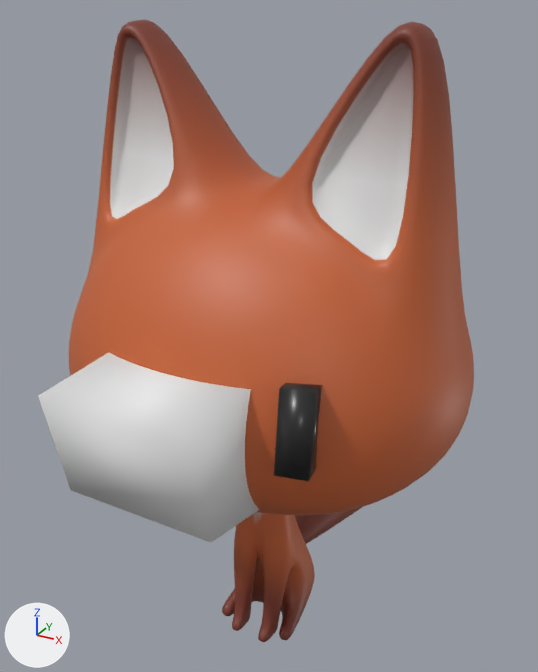
The glTF model 1_first_project/public/resources/model/fox/fox_material_added.gltf as it was, and as the next commit left it.
One viewpoint serves both versions: a camera (50 mm lens) standing at (1.5, -2.71, 1.5) and looking at (-0.38, 0.72, -0.21). The axes (+X, +Y, +Z) are drawn at lower left. The lights are the same throughout. Where no turn or scale is listed for an object, it has been applied to the vertices. Vertices at the same position are counted once.

In view in the first picture: 'eye', 'fox _head', 'fox_body', 'fox_nose_01', 'tail'.
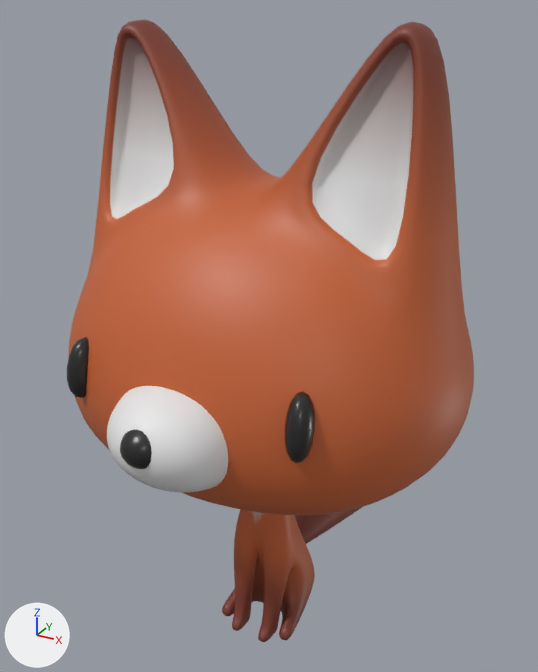
Boxes [x1, y1, x2, y2] around the edits, measured in the pictures (538 x 672 px):
'fox_nose_01', reshaped (45% narrower, 44% shorter): before [38, 352, 260, 543]; after [107, 386, 228, 493]
'eye', reshaped (408% wider, 28% taller): before [274, 383, 322, 481]; after [67, 337, 315, 463]
part 1 of me_立方体_002, built on: before [38, 352, 260, 543]; after [107, 386, 228, 493]
part 3 of me_立方体_003, built on (black): after [120, 430, 152, 469]

The edits, one by one:
me_立方体_002 is used by ob_fox_nose_01; location (0.0, -0.671, 0.004).
me_立方体_002 had 8 vertices, 12 faces and spanned x -0.321..0.321, y -0.403..0.461, z -0.338..0.284.
me_立方体_002 now has 1538 vertices, 3072 faces and spans x -0.269..0.269, y -0.299..0.306, z -0.231..0.226.
me_立方体_002 part 1: 8 vertices removed from x -0.321..0.321, y -0.403..0.461, z -0.338..0.284; 1538 vertices added at x -0.269..0.269, y -0.299..0.306, z -0.231..0.226.
me_立方体_002 part 2: the surface is now shaded flat.
me_立方体_003 is used by ob_fox_nose_02; location (0.0, 0.0, 0.0).
me_立方体_003 had 8 vertices, 12 faces and spanned x -0.102..0.102, y -1.029..-0.752, z -0.063..0.196.
me_立方体_003 now has 1538 vertices, 3072 faces and spans x -0.085..0.085, y -0.995..-0.803, z -0.028..0.151.
me_立方体_003 part 3: 8 vertices removed from x -0.102..0.102, y -1.029..-0.752, z -0.063..0.196; 1538 vertices added at x -0.085..0.085, y -0.995..-0.803, z -0.028..0.151.
me_立方体_003 part 4: the surface is now shaded flat.
me_立方体_004 is used by ob_eye; location (0.497, -0.654, 0.147).
me_立方体_004 had 8 vertices, 12 faces and spanned x -0.087..0.087, y -0.13..0.13, z -0.173..0.173.
me_立方体_004 now has 196 vertices, 384 faces and spans x -1.049..0.054, y -0.077..0.077, z -0.13..0.13.
me_立方体_004 part 5: the whole mesh is rebuilt.
